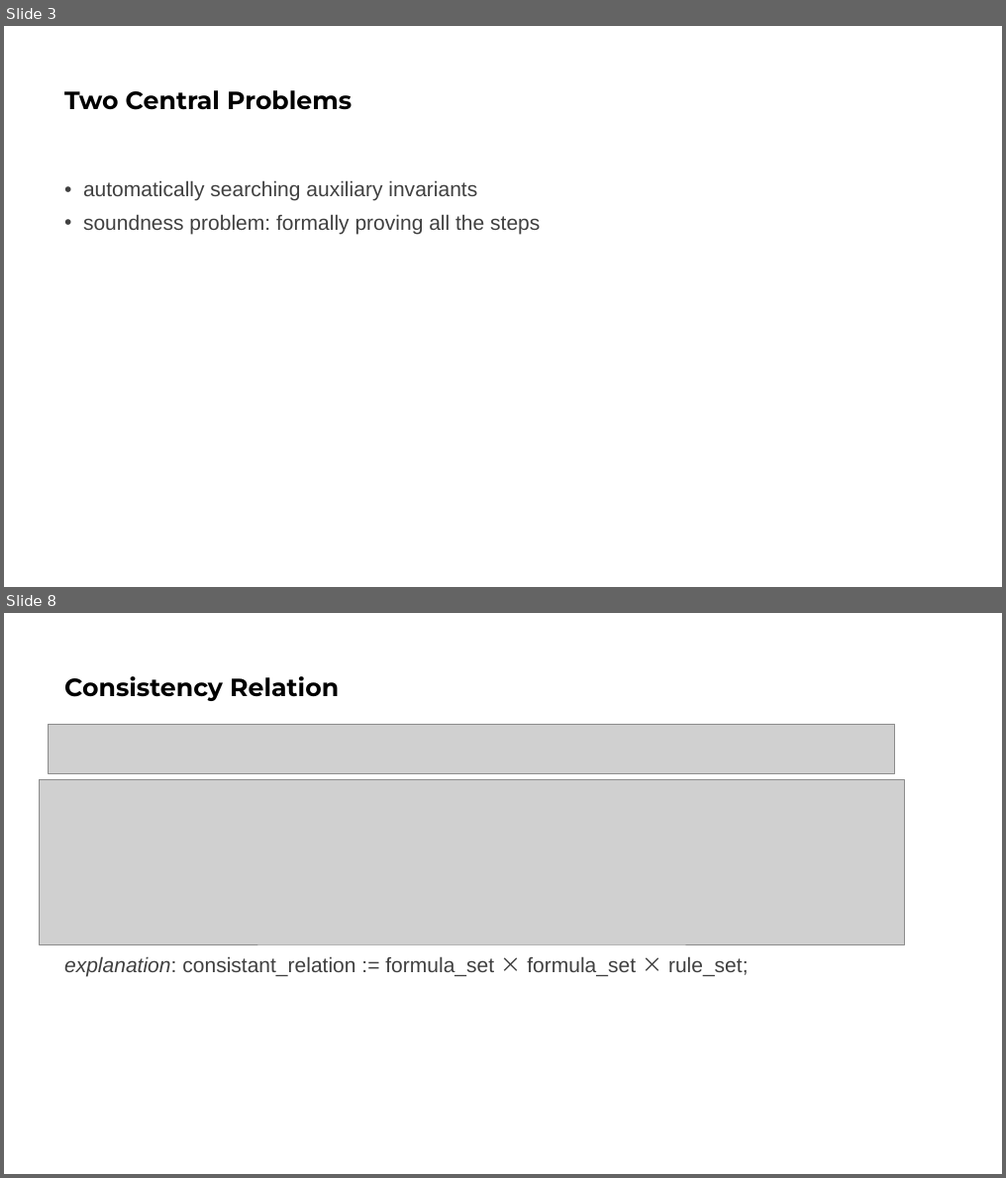
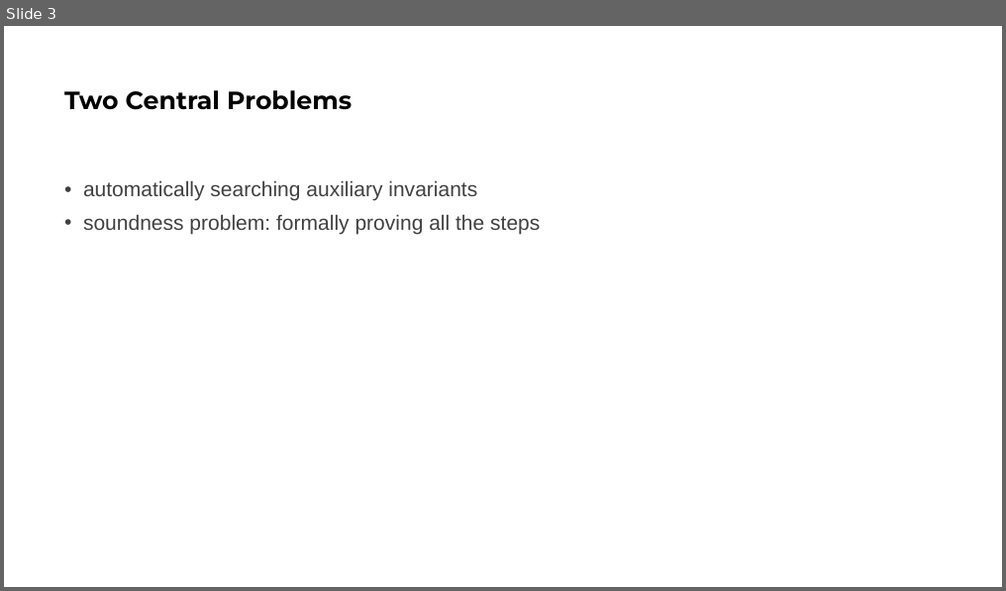
Before and after one commit to bacmive/paper_notes, a slide deck: notes9-paraverifier.pptx. Shown one above the other, each under a label of ours: slides 3 and 8 before the commit, slide 3 after it; the slides between them are not shown. The pictures are 1006x1178 and 1006x591 pixels, drawn with LibreOffice and Linux fonts; fonts in the diff are those of the drawing; grey boxes stand for pictures. Boxes give left, top, right and bottom in pixels: in the first picture for what was removed or moved away, otherwise in the second. Text is boxed around its words. In the diff, an @@ line names an element or a change of style, - is before the commit and + after.

```diff
--- a/notes9-paraverifier.pptx
+++ b/notes9-paraverifier.pptx
@@ slide 8 removed at (x1=4, y1=613, x2=1002, y2=1174), background #FFFFFF @@
@@ title removed at (x1=64, y1=676, x2=339, y2=701) @@
-Consistency Relation
@@ picture removed at (x1=49, y1=724, x2=895, y2=774) @@
@@ picture removed at (x1=40, y1=780, x2=905, y2=945) @@
@@ text removed at (x1=64, y1=957, x2=748, y2=976) @@
-explanation: consistant_relation := formula_set × formula_set × rule_set;
```
Also in this commit, not shown: 3 slides changed, 12 slides added, 6 other slides removed, 1 other file.
